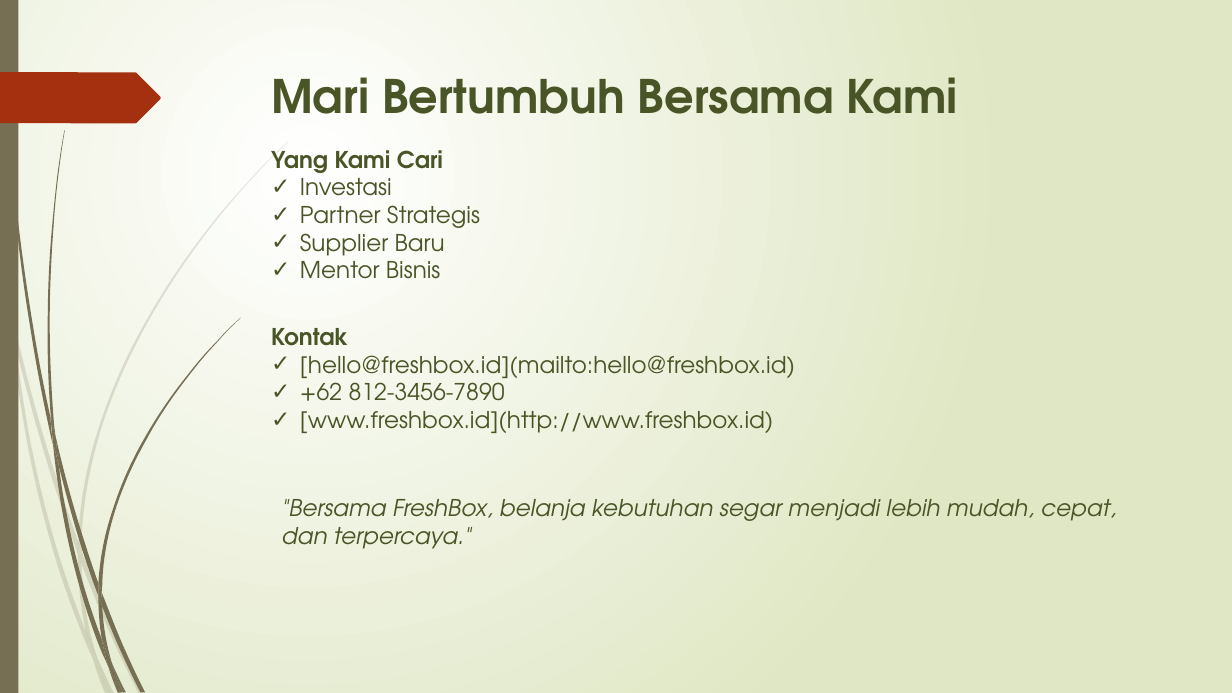
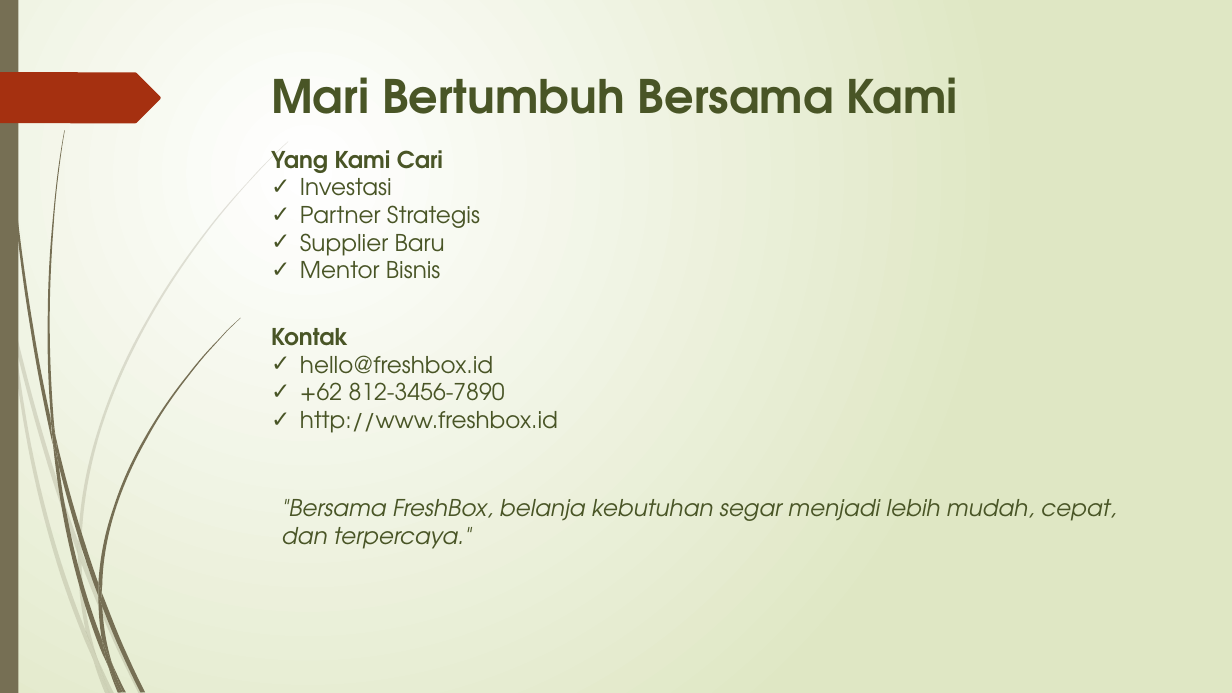
Before and after one commit to onysu/kursus, a slide deck: slide 7 of assets/files/Business-Pitch-Deck-7-Slide.pptx. Drawn at 1232x693 pixels with LibreOffice and Linux fonts; fonts in the diff are those of the drawing. Boxes give left, top, right and bottom in pixels: in the first picture for what was removed or moved away, otherwise in the second. Text is boxed around its words. In the diff, an @@ line names an element or a change of style, - is before the commit and + after.

```diff
--- a/assets/files/Business-Pitch-Deck-7-Slide.pptx
+++ b/assets/files/Business-Pitch-Deck-7-Slide.pptx
@@ text at (300,355,493,384): text changed @@
-✓ [hello@freshbox.id](mailto:hello@freshbox.id)
+✓ hello@freshbox.id
@@ text at (300,411,558,433): text changed @@
-✓ [www.freshbox.id](http://www.freshbox.id)
+✓ http://www.freshbox.id
```
